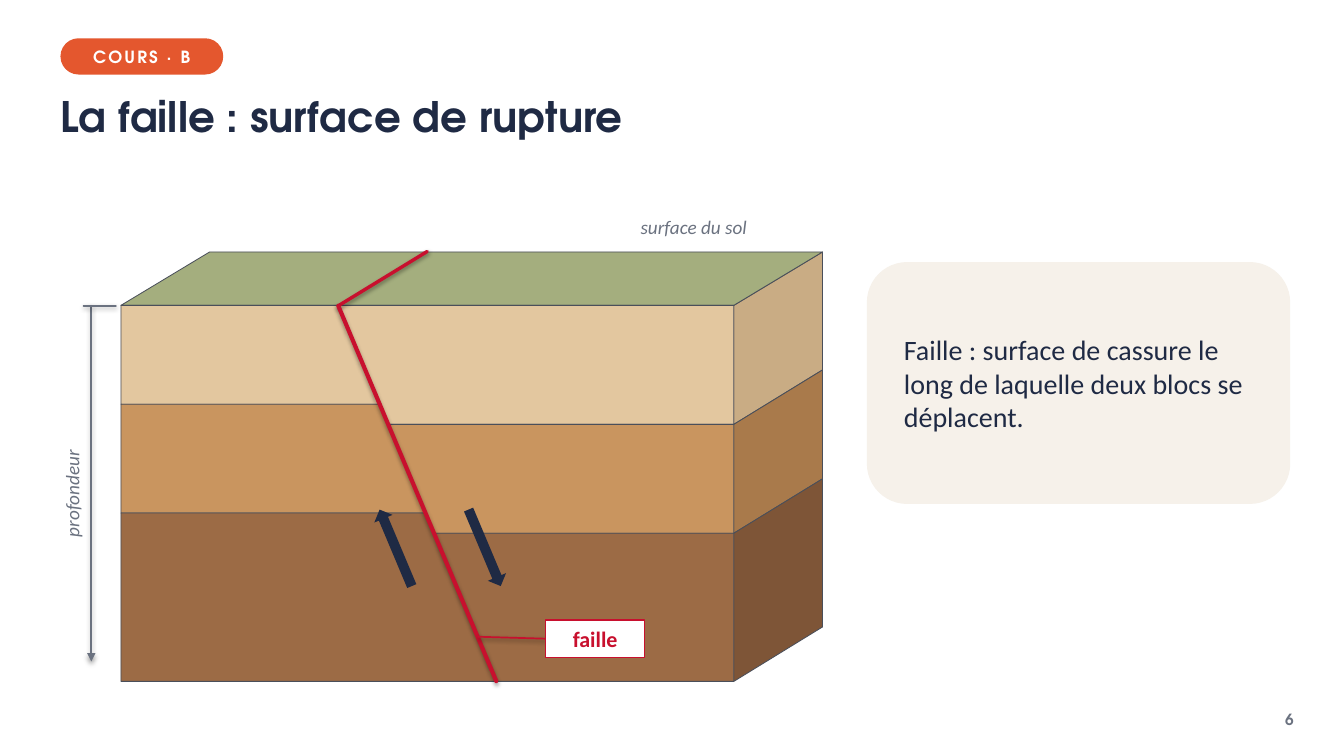
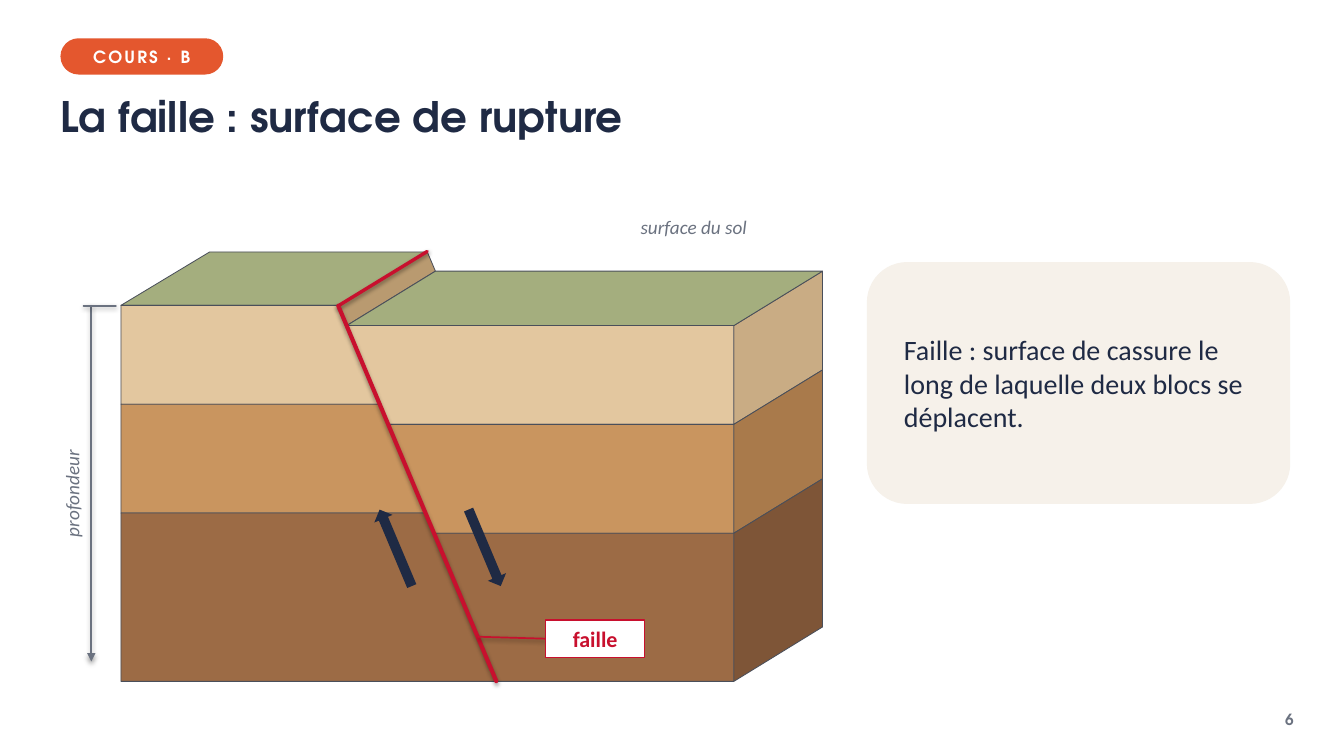
Before and after one commit to VinceIXIV/SVT-cour, a slide deck: slide 6 of 4e/S01-origine-des-seismes/4e-S01-diaporama.pptx. Drawn at 1344x756 pixels with LibreOffice and Linux fonts; fonts in the diff are those of the drawing. Boxes give left, top, right and bottom in pixels: in the first picture for what was removed or moved away, otherwise in the second. Text is boxed around its words. In the diff, an @@ line names an element or a change of style, - is before the commit and + after.

```diff
--- a/4e/S01-origine-des-seismes/4e-S01-diaporama.pptx
+++ b/4e/S01-origine-des-seismes/4e-S01-diaporama.pptx
@@ freeform shape added at (121,252,427,306), fill #A4AE7E, outline #4A4F5A 0.59 pt @@
@@ freeform shape added at (339,252,436,326), fill #B99A70, outline #4A4F5A 0.59 pt @@
@@ freeform shape: place and size @@
-freeform shape at (121,252,823,306)
+freeform shape at (347,271,823,326)
@@ freeform shape: place and size @@
-freeform shape at (734,252,823,424)
+freeform shape at (734,271,823,424)
@@ freeform shape: place and size @@
-freeform shape at (339,306,734,424)
+freeform shape at (347,326,734,424)
```
Also in this commit, not shown: 3 other slides changed, 1 slide added, 1 slide removed, 7 other files.
